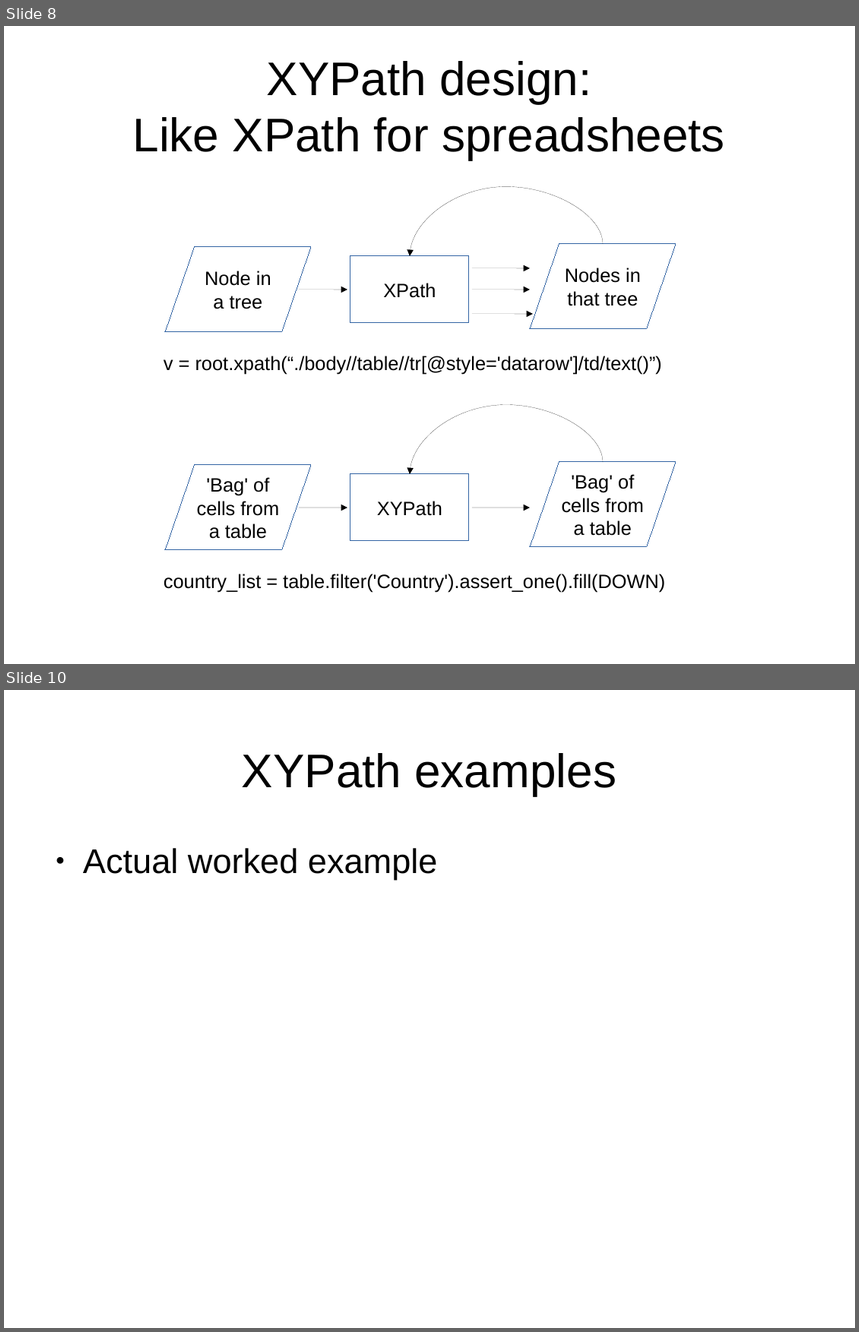
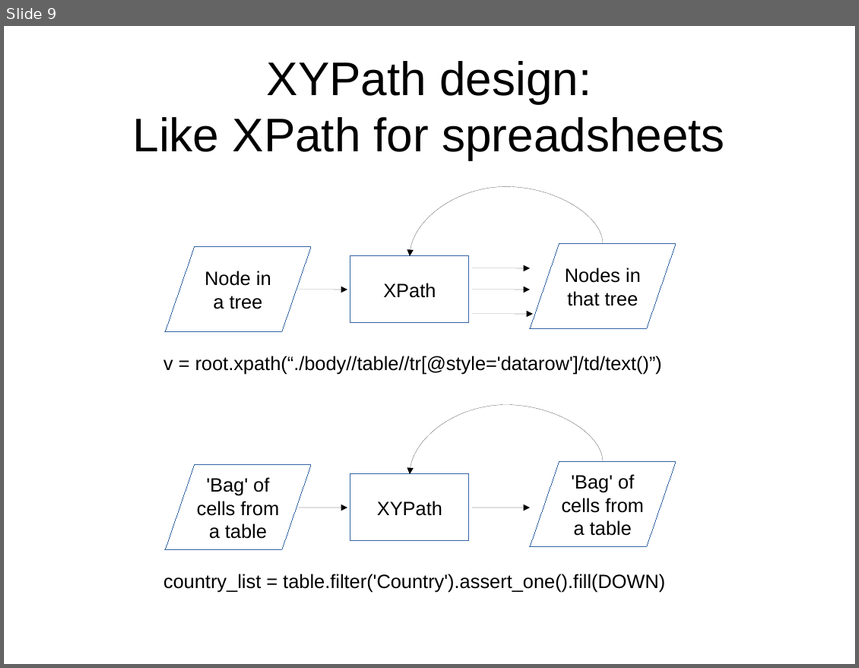
Before and after one commit to sensiblecodeio/xypath, a slide deck: presentation.odp. Shown one above the other, each under a label of ours: slides 8 and 10 before the commit, slide 9 after it; the slides between them are not shown. The pictures are 859x1332 and 859x668 pixels, drawn with LibreOffice and Linux fonts; fonts in the diff are those of the drawing. Boxes give left, top, right and bottom in pixels: in the first picture for what was removed or moved away, otherwise in the second. Text is boxed around its words. In the diff, an @@ line names an element or a change of style, - is before the commit and + after.

```diff
--- a/presentation.odp
+++ b/presentation.odp
@@ slide 10 removed at (4,690,855,1328), background #FFFFFF @@
@@ title removed at (242,753,617,796) @@
-XYPath examples
@@ text removed at (83,848,438,880) @@
-● Actual worked example
@@ what was slide 8 is now slide 9 @@
```
Also in this commit, not shown: 2 slides changed, 9 slides added, 3 other slides removed.
